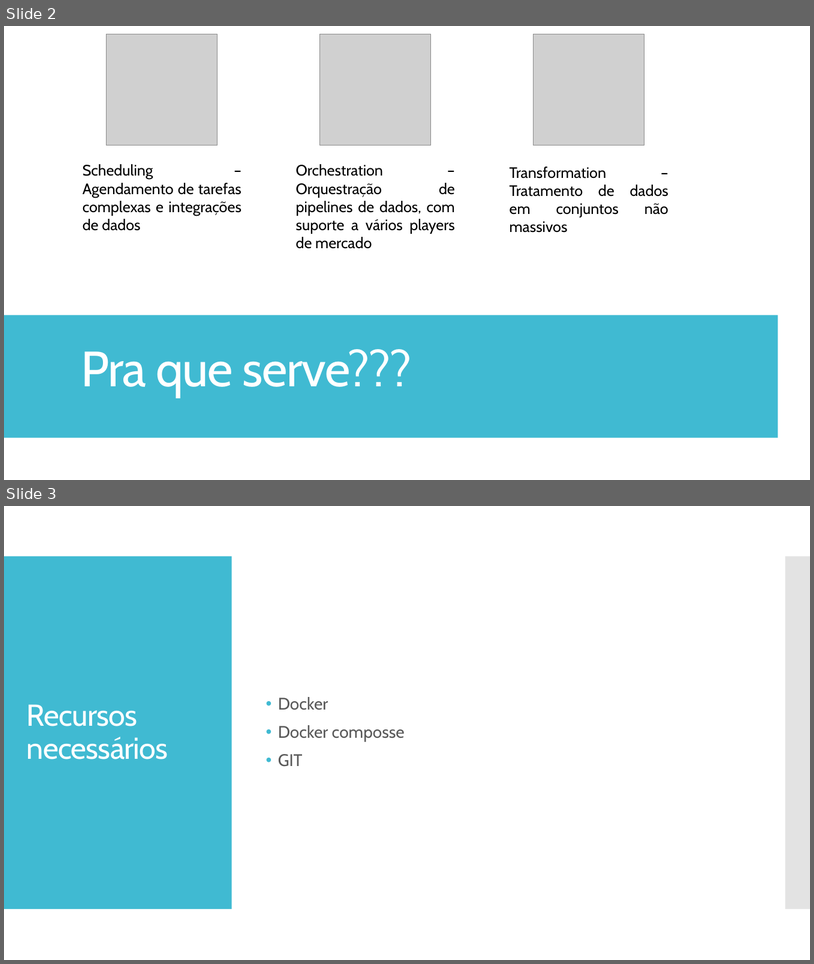
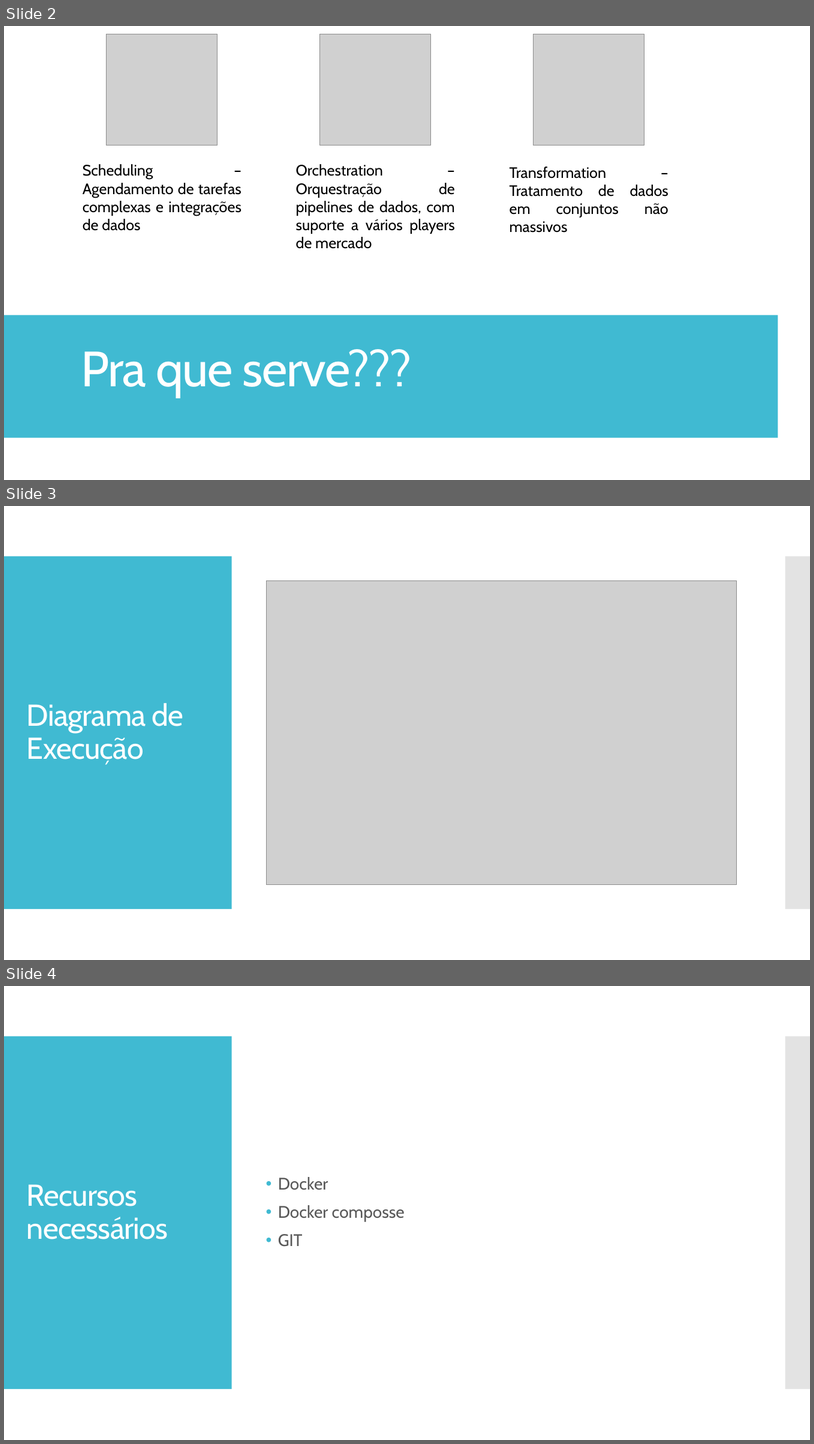
Before and after one commit to lsjleo/airflow-handson, a slide deck: Hands On.pptx. Shown one above the other, each under a label of ours: slides 2 and 3 before the commit, slides 2, 3 and 4 after it. The pictures are 814x964 and 814x1444 pixels, drawn with LibreOffice and Linux fonts; fonts in the diff are those of the drawing; grey boxes stand for pictures. Boxes give left, top, right and bottom in pixels: in the first picture for what was removed or moved away, otherwise in the second. Text is boxed around its words. In the diff, an @@ line names an element or a change of style, - is before the commit and + after.

Commit message:
acerto ppt

```diff
--- a/Hands On.pptx
+++ b/Hands On.pptx
@@ slide 3 added at bbox=[4, 506, 810, 960], background #FFFFFF; not listed: 2 template elements that a slide beside it also shows @@
@@ picture added at bbox=[267, 581, 737, 884] @@
@@ title added at bbox=[27, 703, 184, 765], 36 pt, text #FFFFFF @@
+Diagrama de Execução
@@ what was slide 3 is now slide 4 @@
```
